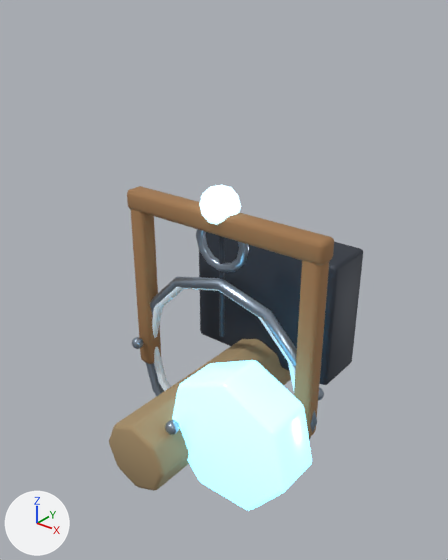
Before and after pictures for a commit that changed the Blender file assets-source/blender/buildings/mine.blend.
Both versions are drawn from a 50 mm camera at (2.81, -3.47, 3.42) aimed at (0.02, 0.02, 1.25). The axes (+X, +Y, +Z) are drawn at lower left. The lights are the same throughout. The picture after the commit comes second.

Before the edit, the objects in view are built like this:
```python
me_cube_552 = bpy.data.meshes.new('Cube.552')
me_cube_552.from_pydata(...)  # a box spanning x -0.95..0.95, y -0.09..0.09, z -0.09..0.09
me_cube_552.polygons.foreach_set('use_smooth', [True] * 6)
me_cube_552.materials.append(mat_mat_mine_wood)  # brown #a27950
me_cube_553 = bpy.data.meshes.new('Cube.553')
me_cube_553.from_pydata(...)  # a box spanning x -0.725..0.725, y -0.575..0.575, z -0.25..0.25
me_cube_553.polygons.foreach_set('use_smooth', [True] * 6)
me_cube_553.materials.append(mat_mat_mine_dark)  # greyish blue #3f4550
me_torus_018 = bpy.data.meshes.new('Torus.018')
me_torus_018.from_pydata(...)  # 60 vertices, 60 faces; spans x -0.87..0.87, y -0.87..0.87, z -0.04..0.04
me_torus_018.polygons.foreach_set('use_smooth', [True] * 60)
me_torus_018.materials.append(mat_mat_mine_snow)  # white #e7f3fd
ob_derrick_top = bpy.data.objects.new('derrick.top', me_cube_552)
ob_derrick_top.parent = ob_buildingroot
ob_derrick_top.location = (0.0, 1.75, 0.0)
_m = ob_derrick_top.modifiers.new('soft bevel', 'BEVEL')
_m.width = 0.04
_m.width_pct = 0.04
_m.segments = 2
ob_plinthsnow = bpy.data.objects.new('plinthSnow', me_torus_018)
ob_plinthsnow.parent = ob_buildingroot
ob_plinthsnow.location = (0.0, 0.38, 0.0)
_m = ob_plinthsnow.modifiers.new('soft bevel', 'BEVEL')
_m.width = 0.015
_m.width_pct = 0.015
_m.segments = 2
ob_shaftmouth = bpy.data.objects.new('shaftMouth', me_cube_553)
ob_shaftmouth.parent = ob_buildingroot
ob_shaftmouth.location = (0.0, 0.8, -0.8)
_m = ob_shaftmouth.modifiers.new('soft bevel', 'BEVEL')
_m.width = 0.04
_m.width_pct = 0.04
_m.segments = 2
# also in view: 'orePile' at (0.62, -0.55, 0.42); 'pulley' at (0.0, 0.02, 1.58); 'plinth' at (0.0, 0.0, 0.15); 'plinthTrim' at (0.0, 0.0, 0.31); 'productionCore' at (0.0, 0.0, 1.88)
```
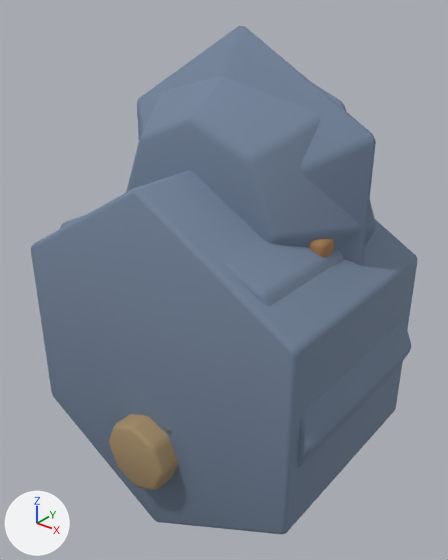
What changed in the scene script:
```text
Add mat_mat_lodproxy:
    mat_mat_lodproxy = principled_material('MAT_LODProxy')
    mat_mat_lodproxy.base_color = (0.18, 0.24, 0.34)  # greyish blue #76869e
    mat_mat_lodproxy.metallic = 0.05
    mat_mat_lodproxy.roughness = 0.92
Add me_cone_006:
    me_cone_006.from_pydata(...)  # a 6-sided cut cone along z (radius 1.28 at the low end, 0.56 at the high end) spanning x -1.11..1.11, y -1.28..1.28, z -0.25..0.25
    me_cone_006.polygons.foreach_set('use_smooth', [True] * 8)
    me_cone_006.materials.append(mat_mat_lodproxy)  # greyish blue #76869e
Add me_cylinder_111:
    me_cylinder_111.from_pydata(...)  # a 6-sided cylinder along z spanning x -1.26..1.26, y -1.45..1.45, z -0.88..0.88
    me_cylinder_111.polygons.foreach_set('use_smooth', [True] * 8)
    me_cylinder_111.materials.append(mat_mat_lodproxy)  # greyish blue #76869e
Add me_cone_005:
    me_cone_005.from_pydata(...)  # an 8-sided cut cone along z (radius 1.15 at the low end, 0.7 at the high end) spanning x -1.15..1.15, y -1.15..1.15, z -0.32..0.32
    me_cone_005.polygons.foreach_set('use_smooth', [True] * 10)
    me_cone_005.materials.append(mat_mat_lodproxy)  # greyish blue #76869e
Add me_cylinder_110:
    me_cylinder_110.from_pydata(...)  # an 8-sided cylinder along z spanning x -1.35..1.35, y -1.35..1.35, z -0.78..0.78
    me_cylinder_110.polygons.foreach_set('use_smooth', [True] * 10)
    me_cylinder_110.materials.append(mat_mat_lodproxy)  # greyish blue #76869e
Add ob_lod2_proxy_cap:
    ob_lod2_proxy_cap = bpy.data.objects.new('LOD2_PROXY_cap', me_cone_006)
    ob_lod2_proxy_cap.parent = ob_lod2
    ob_lod2_proxy_cap.location = (0.0, 1.88, 0.0)
    _m = ob_lod2_proxy_cap.modifiers.new('soft bevel', 'BEVEL')
    _m.width = 0.04
    _m.width_pct = 0.04
    _m.segments = 2
Add ob_lod2_proxy_base:
    ob_lod2_proxy_base = bpy.data.objects.new('LOD2_PROXY_base', me_cylinder_111)
    ob_lod2_proxy_base.parent = ob_lod2
    ob_lod2_proxy_base.location = (0.0, 0.78, 0.0)
    _m = ob_lod2_proxy_base.modifiers.new('soft bevel', 'BEVEL')
    _m.width = 0.035
    _m.width_pct = 0.035
    _m.segments = 2
Add ob_lod1_proxy_cap:
    ob_lod1_proxy_cap = bpy.data.objects.new('LOD1_PROXY_cap', me_cone_005)
    ob_lod1_proxy_cap.parent = ob_lod1
    ob_lod1_proxy_cap.location = (0.0, 1.88, 0.0)
    _m = ob_lod1_proxy_cap.modifiers.new('soft bevel', 'BEVEL')
    _m.width = 0.04
    _m.width_pct = 0.04
    _m.segments = 2
Add ob_lod1_proxy_base:
    ob_lod1_proxy_base = bpy.data.objects.new('LOD1_PROXY_base', me_cylinder_110)
    ob_lod1_proxy_base.parent = ob_lod1
    ob_lod1_proxy_base.location = (0.0, 0.78, 0.0)
    _m = ob_lod1_proxy_base.modifiers.new('soft bevel', 'BEVEL')
    _m.width = 0.035
    _m.width_pct = 0.035
    _m.segments = 2
```

Boxes [x1, y1, x2, y2] around the edits, measured in the pictures (448 x 560 px):
'LOD2_PROXY_base', added
    after: [31, 170, 417, 534]
'LOD1_PROXY_cap', added
    after: [126, 77, 376, 249]
'LOD2_PROXY_cap', added
    after: [137, 26, 376, 266]
'LOD1_PROXY_base', added
    after: [60, 215, 411, 469]
'orePile', unchanged, covered by the edit
    before: [172, 360, 312, 511]
'shaftMouth', unchanged, covered by the edit
    before: [199, 232, 363, 385]
'derrick.top', unchanged, covered by the edit
    before: [127, 186, 334, 265]
    after: [307, 239, 334, 258]
'derrick.0.85', unchanged, covered by the edit
    before: [294, 261, 329, 438]
